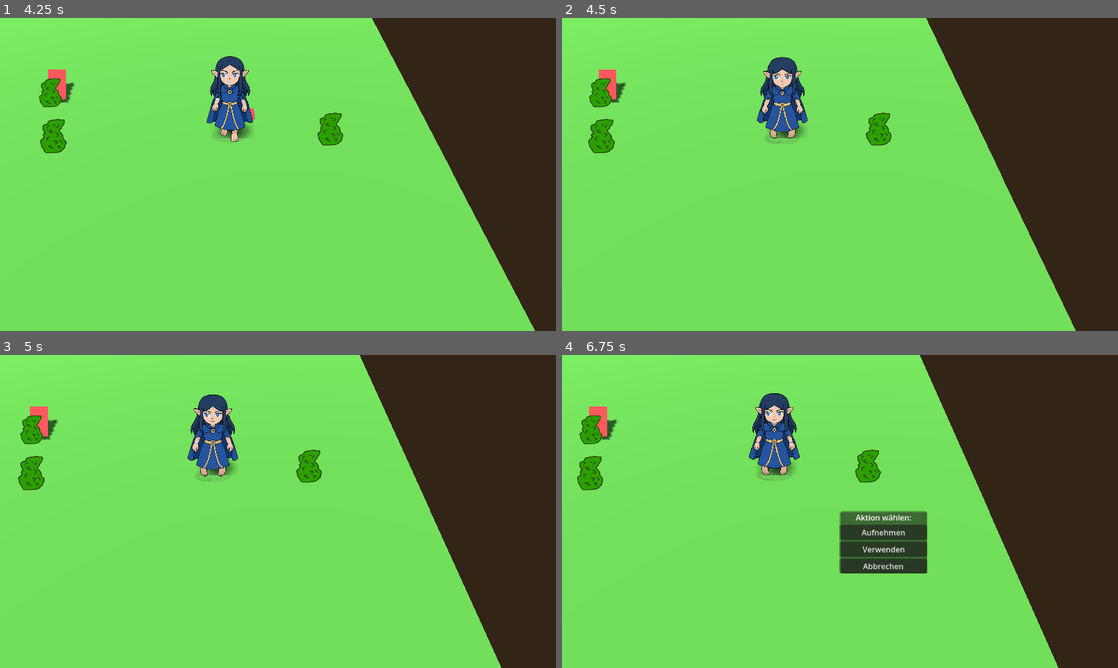
Above: before the commit, frames 1-4 (two rows, left to right).
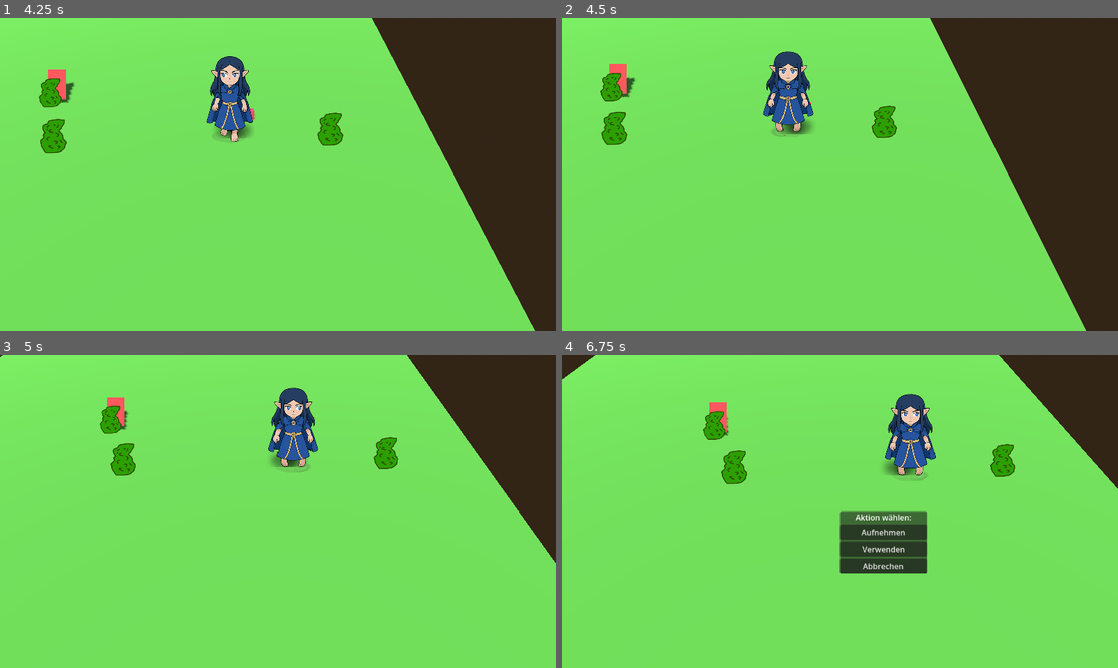
Above: after the commit, the same moments.

Repository: HapetseDev/NE-CallOfTheAbyss
Game: Godot game, scene res://UI/MainMenu/MainMenu.tscn
The game is run twice, just before and just after one commit, with the same random seed, the same clock (stepped at 60 frames per second) and the same inputs.
Inputs (mouse positions are in pixels of both pictures, inside the frame that each line leads up to):
- Up to frame 1 (4.25 s): tap Enter at 0.5 s; move the mouse to (400, 158) at 0.52 s; hold D (Right) 0.53-1.25 s; hold Shift (Run) 0.53-1.25 s; click (400, 158) at 0.67 s; drag from (166, 190) to (250, 237) at 1.27 s; click "Neues Spiel" at 2 s; click "Neues Spiel" at 2.75 s; move the mouse to (333, 105) at 3.52 s; hold D (Right) from 3.53 s (still down); hold Shift (Run) from 3.53 s (still down); click (333, 105) at 3.67 s
- Up to frame 2 (4.5 s): release D (Right) at 4.25 s; release Shift (Run) at 4.25 s; drag from (812, 237) to (673, 127) at 4.27 s
- Up to frame 3 (5 s): no input
- Up to frame 4 (6.75 s): move the mouse to (1006, 558) at 5.02 s; hold A (Left) 5.03-5.75 s; hold E (Interact) 5.03-5.75 s; click (1006, 558) at 5.17 s; tap Shift (Run) at 5.3 s; drag from (673, 464) to (756, 433) at 5.77 s; move the mouse to (867, 511) at 6.52 s; hold S (Down) from 6.53 s (still down); hold Shift (Run) from 6.53 s (still down); click (867, 511) at 6.67 s

Frame 1 is identical in both runs. In frame 2, 4.7% of the frame differs, in the area x 4-95%, y 0-100%; in frame 3, 19%; in frame 4, 25%, in the area x 0-100%, y 0-100%.

Commit message:
Add hold-to-move mouse controls with distance-based speed
Left click held follows ground raycast target; release stops. Speed scales
from sneak to sprint by cursor distance. Right click opens interact menu.

Co-authored-by: Cursor <cursoragent@cursor.com>

Diff:
--- a/Charaktere/player.gd
+++ b/Charaktere/player.gd
@@ -1,10 +1,35 @@
 class_name Player extends Playable
+
+## Linksklick halten → Richtung zum Maus-Zielpunkt; Loslassen = Stopp.
+const CLICK_RAY_LENGTH := 2000.0
+
+@export_group("Maus-Bewegung")
+@export var mouse_speed_min: float = 0.35
+@export var mouse_speed_max: float = 2.5
+@export var mouse_dist_min: float = 0.5
+@export var mouse_dist_max: float = 9.0
 
 @onready var collision_shape_3d: CollisionShape3D = $CollisionShape3D
 @onready var state_machine: PlayerStateMachine = $StateMachine
 @onready var hurt_box: HurtBox = %AttackHurtBox
 
 var _inventory_layer: CanvasLayer
+var _mouse_lmb_held: bool = false
+var _mouse_target: Vector3 = Vector3.ZERO
+var _mouse_locomotion_speed: float = 0.0
+
+
+func clear_click_move() -> void:
+	_mouse_lmb_held = false
+	_mouse_locomotion_speed = 0.0
+
+
+func uses_mouse_locomotion() -> bool:
+	return _mouse_lmb_held and Input.is_mouse_button_pressed(MOUSE_BUTTON_LEFT)
+
+
+func get_mouse_locomotion_speed() -> float:
+	return _mouse_locomotion_speed
 
 
 func _ready() -> void:
@@ -26,12 +51,80 @@
 	super._process(delta)
 	if Input.is_action_just_pressed("Inventar"):
 		_inventory_layer.visible = not _inventory_layer.visible
+	if not Input.is_mouse_button_pressed(MOUSE_BUTTON_LEFT):
+		_mouse_lmb_held = false
+	elif _mouse_lmb_held:
+		_update_mouse_locomotion()
+
+
+func _unhandled_input(event: InputEvent) -> void:
+	if not event is InputEventMouseButton:
+		return
+	var mb := event as InputEventMouseButton
+	if mb.button_index != MOUSE_BUTTON_LEFT:
+		return
+	if mb.pressed:
+		var maybe_point: Variant = _ground_point_under_mouse()
+		if maybe_point == null:
+			return
+		_mouse_target = maybe_point as Vector3
+		_mouse_lmb_held = true
+		_update_mouse_locomotion()
+		get_viewport().set_input_as_handled()
+	else:
+		clear_click_move()
+		get_viewport().set_input_as_handled()
+
+
+func _update_mouse_locomotion() -> void:
+	var maybe_point: Variant = _ground_point_under_mouse()
+	if maybe_point is Vector3:
+		_mouse_target = maybe_point
+	var offset := _mouse_target - global_position
+	offset.y = 0.0
+	var dist := offset.length()
+	var t := inverse_lerp(mouse_dist_min, mouse_dist_max, dist)
+	_mouse_locomotion_speed = lerpf(mouse_speed_min, mouse_speed_max, clampf(t, 0.0, 1.0))
+
+
+func _ground_point_under_mouse() -> Variant:
+	var cam := $Camera3D as Camera3D
+	if cam == null:
+		return null
+	var mouse_pos := get_viewport().get_mouse_position()
+	var origin := cam.project_ray_origin(mouse_pos)
+	var dir := cam.project_ray_normal(mouse_pos)
+	var to := origin + dir * CLICK_RAY_LENGTH
+
+	var space_state := get_world_3d().direct_space_state
+	if space_state == null:
+		return null
+
+	var query := PhysicsRayQueryParameters3D.create(origin, to)
+	query.collide_with_areas = false
+	query.collide_with_bodies = true
+	query.exclude = [get_rid()]
+
+	var hit: Dictionary = space_state.intersect_ray(query)
+	if hit.is_empty():
+		return null
+
+	var pos: Vector3 = hit.position
+	return Vector3(pos.x, 0.0, pos.z)
 
 
 # Spielereingabe als Bewegungsrichtung
 func get_move_direction() -> Vector3:
-	return Vector3(
-		Input.get_axis("Left", "Right"),
-		0,
-		Input.get_axis("Up", "Down")
-	).normalized()
+	var kx := Input.get_axis("Left", "Right")
+	var kz := Input.get_axis("Up", "Down")
+	var wasd := Vector3(kx, 0.0, kz)
+	if wasd.length_squared() > 0.0001:
+		clear_click_move()
+		return wasd.normalized()
+	if uses_mouse_locomotion():
+		var to := _mouse_target - global_position
+		to.y = 0.0
+		if to.length_squared() < 0.0004:
+			return Vector3.ZERO
+		return to.normalized()
+	return Vector3.ZERO
--- a/Scripts/stateActionMenu.gd
+++ b/Scripts/stateActionMenu.gd
@@ -12,6 +12,8 @@
 
 
 func enter() -> void:
+	if player is Player:
+		(player as Player).clear_click_move()
 	player.velocity = Vector3.ZERO
 	player.update_animation("idle")
 	_action_done = false
--- a/Scripts/stateWalk.gd
+++ b/Scripts/stateWalk.gd
@@ -37,18 +37,20 @@
 	if player.direction == Vector3.ZERO:
 		return idle
 
-	# Sprint-Status prüfen (kontinuierlich, nicht event-basiert)
-	var was_sprinting = is_sprinting
-	is_sprinting = Input.is_action_pressed("Run")
+	var target_speed: float
+	var was_sprinting := is_sprinting
 
-	# Schrittgeräusche-Sprint-Status aktualisieren
+	if player is Player and (player as Player).uses_mouse_locomotion():
+		target_speed = (player as Player).get_mouse_locomotion_speed()
+		var mid := (base_speed + sprint_speed) * 0.5
+		is_sprinting = target_speed >= mid
+	else:
+		is_sprinting = Input.is_action_pressed("Run")
+		target_speed = sprint_speed if is_sprinting else base_speed
+
 	if is_sprinting != was_sprinting and player.footstep_player:
 		player.footstep_player.set_sprinting(is_sprinting)
 
-	# Zielgeschwindigkeit bestimmen
-	var target_speed = sprint_speed if is_sprinting else base_speed
-
-	# Sanftes Beschleunigen/Abbremsen
 	if current_speed < target_speed:
 		current_speed = min(current_speed + acceleration * _delta, target_speed)
 	elif current_speed > target_speed:
--- a/project.godot
+++ b/project.godot
@@ -76,6 +76,7 @@
 Interact={
 "deadzone": 0.2,
 "events": [Object(InputEventKey,"resource_local_to_scene":false,"resource_name":"","device":-1,"window_id":0,"alt_press …(192 unchanged characters)…
+, Object(InputEventMouseButton,"resource_local_to_scene":false,"resource_name":"","device":-1,"window_id":0,"alt_pressed":false,"shift_pressed":false,"ctrl_pressed":false,"meta_pressed":false,"button_mask":0,"position":Vector2(0, 0),"global_position":Vector2(0, 0),"factor":1.0,"button_index":2,"canceled":false,"pressed":false,"double_click":false,"script":null)
 ]
 }
 Inventar={
